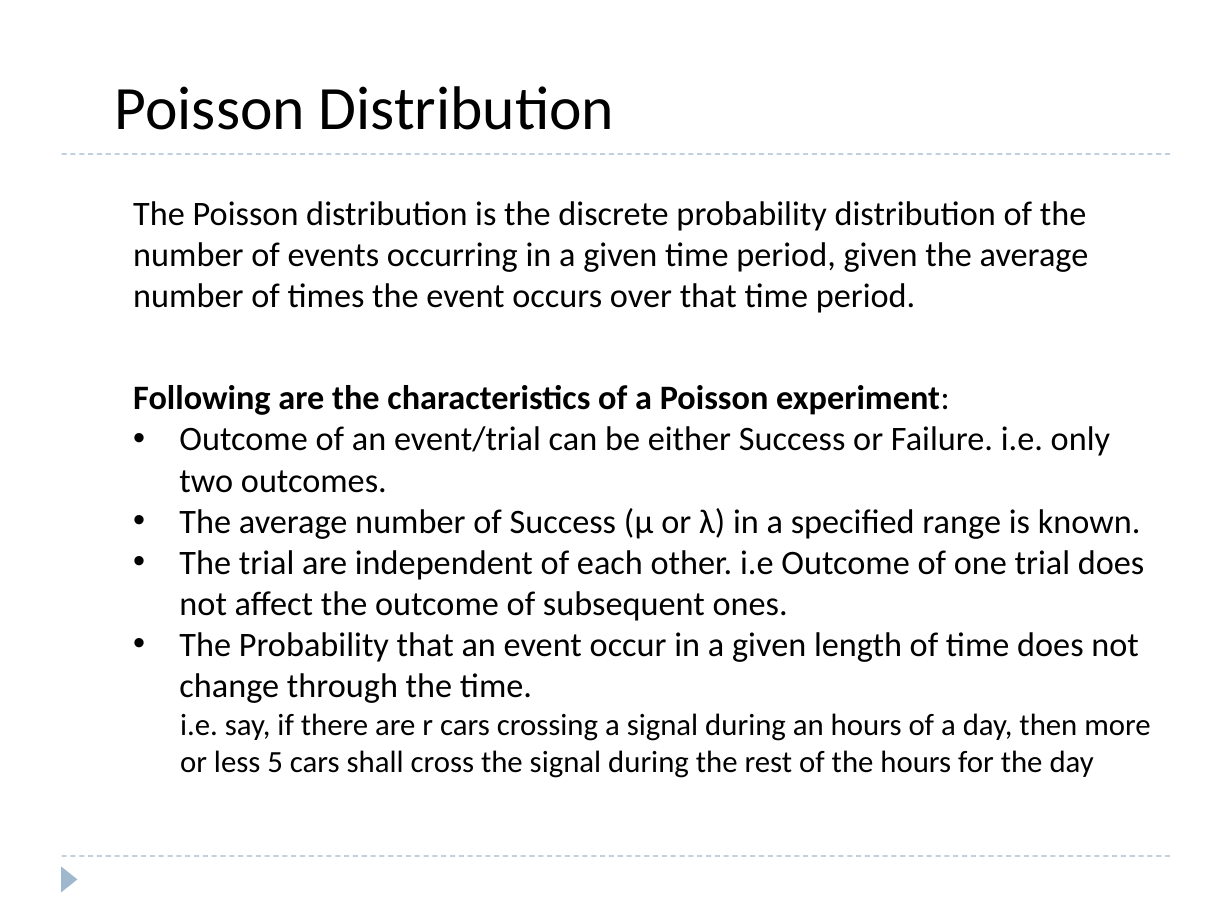
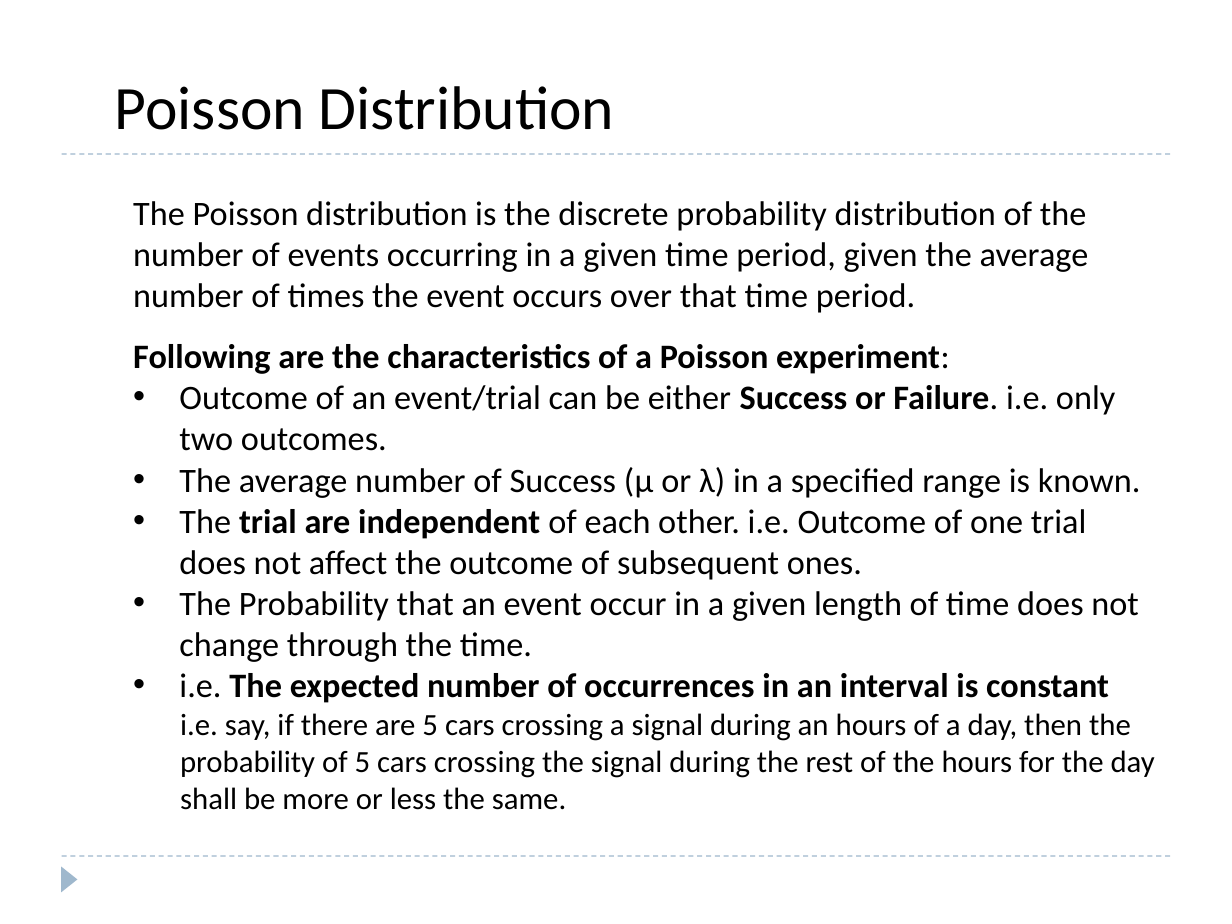
Before and after one commit to roushanprasad/DataScience_ML, a slide deck: slide 33 of Stats/007_Inferential/007.3-Distribution/007.4-Distribution.pptx. Drawn at 1232x924 pixels with LibreOffice and Linux fonts; fonts in the diff are those of the drawing. Boxes give left, top, right and bottom in pixels: in the first picture for what was removed or moved away, otherwise in the second. Text is boxed around its words. In the diff, an @@ line names an element or a change of style, - is before the commit and + after.

Commit message:
Added Probability distribution with R examples

```diff
--- a/Stats/007_Inferential/007.3-Distribution/007.4-Distribution.pptx
+++ b/Stats/007_Inferential/007.3-Distribution/007.4-Distribution.pptx
@@ text "Following are the characteristics of ...": place and size @@
-text "Following are the characteristics of ..." at box(133, 385, 1150, 778)
+text "Following are the characteristics of ..." at box(133, 344, 1155, 810)
@@ text at box(179, 385, 1115, 451): bold on in "Success or Failure." @@
@@ text at box(179, 509, 1086, 580): text changed @@
-• The trial are independent of each other. i.e Outcome of one trial does not affect the outcome of subsequent ones.
+• The trial are independent of each other. i.e. Outcome of one trial does not affect the outcome of subsequent ones.
@@ text at box(179, 673, 1155, 810): text changed @@
-i.e. say, if there are r cars crossing a signal during an hours of a day, then more or less 5 cars shall cross the signal during the rest of the hours for the day
+• i.e. The expected number of occurrences in an interval is constant
+i.e. say, if there are 5 cars crossing a signal during an hours of a day, then the probability of 5 cars crossing the signal during the rest of the hours for the day shall be more or less the same.
```
Also in this commit, not shown: 5 other slides changed, 3 slides added, 1 slide removed, 1 other file.
